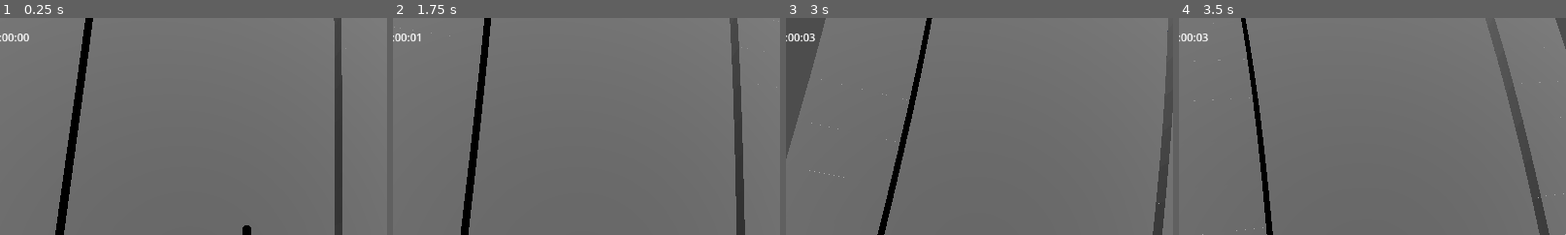
Above: before the commit, frames 1-4 (left to right).
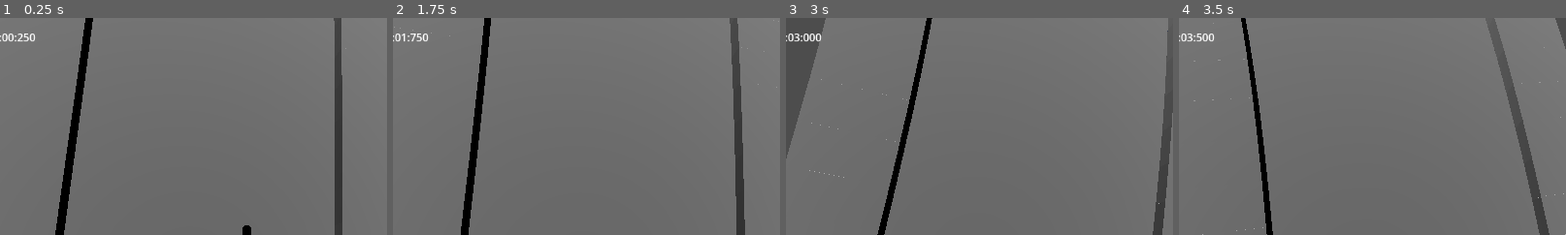
Above: after the commit, the same moments.

Repository: maxrchung/ride_in_the_rain
Game: Godot game, scene res://maps/test_map.tscn
Same seed, same stepped clock (60 frames per second), same inputs: the game is played once before the commit and once after it. This scene is started directly instead of the project's main scene. The engine's default icon, where the game draws it, is replaced by a stand-in: a white triangle on a blue panel in a dark square.
Inputs (mouse positions are % of the whole screen's width and height, from its top left):
- Up to frame 1 (0.25 s): no input
- Up to frame 2 (1.75 s): tap Enter at 0.5 s; move the mouse to (72, 45) at 0.52 s; tap Space (crash) at 0.6, 1.35 s; move the mouse to (30, 55) at 1.27 s
- Up to frame 3 (3 s): move the mouse to (60, 28) at 2.02 s; tap Space (crash) at 2.1, 2.85 s; move the mouse to (45, 70) at 2.77 s
- Up to frame 4 (3.5 s): no input
The pictures show only the part of the screen within x 18-68%, y 0-50%; the shares and areas given below are measured in that part.

The runs differ from the first frame. In frame 1, 0.1% of the frame differs, in the area x 4-10%, y 7-11%; in frame 2, 0.1%, in the area x 2-10%, y 7-11%; in frame 3, 0.1%; in frame 4, 0.1%.

Commit message:
update time format to include milliseconds

Diff:
--- a/maps/test_map.gd
+++ b/maps/test_map.gd
@@ -22,13 +22,18 @@
 		lose_game.rpc(Time.get_unix_time_from_system())
 
 	if $WinUi.is_visible() or $LoseUi.is_visible():
-		$Hud/TimeText.text = Time.get_time_string_from_unix_time(end_time - start_time)
+		$Hud/TimeText.text = format_time(end_time - start_time)
 	else:
-		$Hud/TimeText.text = Time.get_time_string_from_unix_time(
-			Time.get_unix_time_from_system() - start_time
-		)
+		$Hud/TimeText.text = format_time(Time.get_unix_time_from_system() - start_time)
 
 	$Hud/SpeedText.text = str(int($Bicycle.current_velocity))
+
+func format_time(time):
+	var minutes = int(time / 60)
+	var seconds = int(time - (minutes * 60))
+	var milliseconds = int( (time - (minutes * 60) - seconds) * 1000)
+	var display = "%02d" % minutes + ":" + "%02d" % seconds + ":" + "%03d" % milliseconds
+	return display
 
 @rpc
 func sync_start_time(time):
